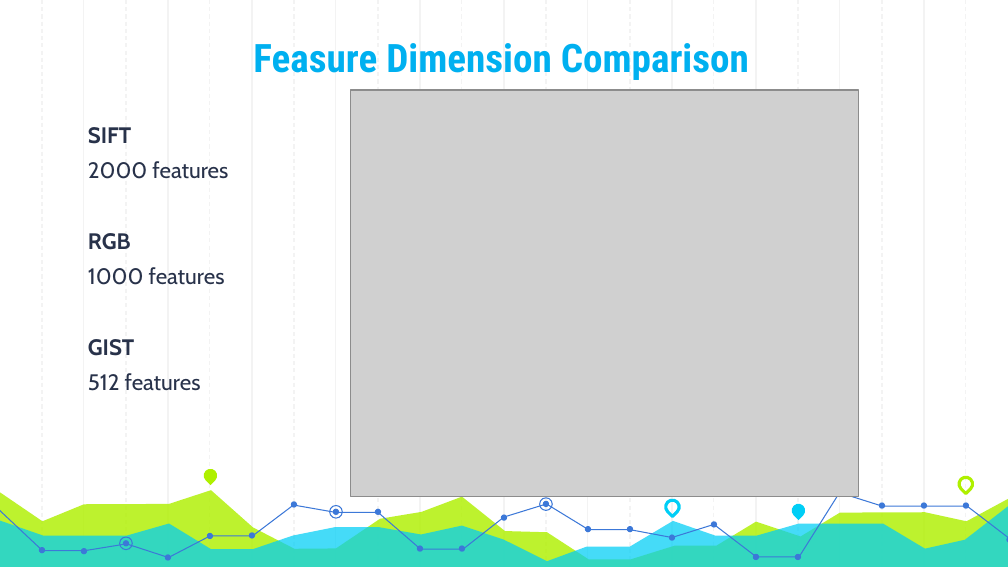
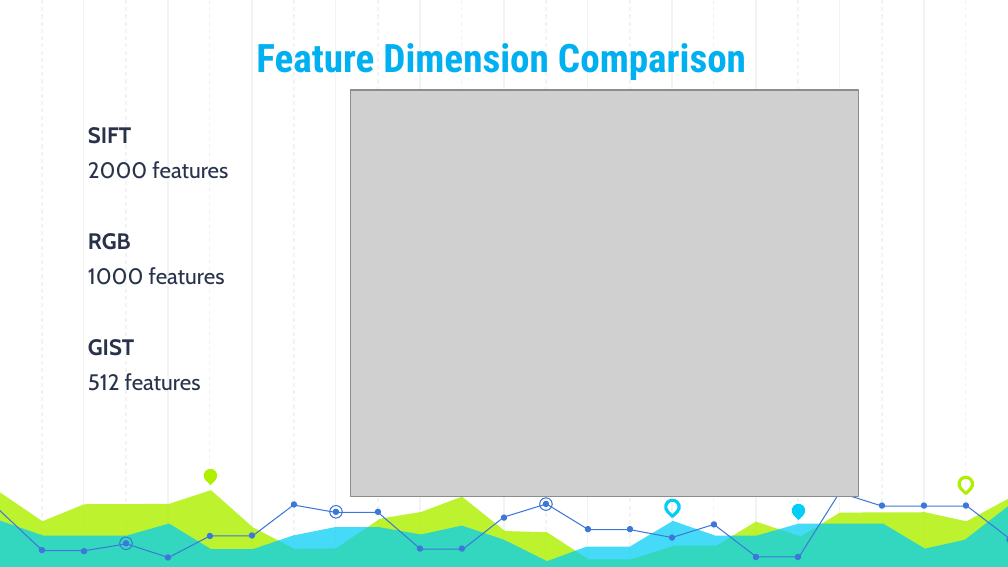
Before and after one commit to JingyiWang3/Predictive-Analytics-on-Image-Data, a slide deck: slide 8 of doc/Group9_Presentation.pptx. Drawn at 1008x567 pixels with LibreOffice and Linux fonts; fonts in the diff are those of the drawing; grey boxes stand for pictures. Boxes give left, top, right and bottom in pixels: in the first picture for what was removed or moved away, otherwise in the second. Text is boxed around its words. In the diff, an @@ line names an element or a change of style, - is before the commit and + after.

```diff
--- a/doc/Group9_Presentation.pptx
+++ b/doc/Group9_Presentation.pptx
@@ title at [256, 43, 746, 80]: text changed @@
-Feasure Dimension Comparison
+Feature Dimension Comparison
```
Also in this commit, not shown: 2 other slides changed, 2 other files.
